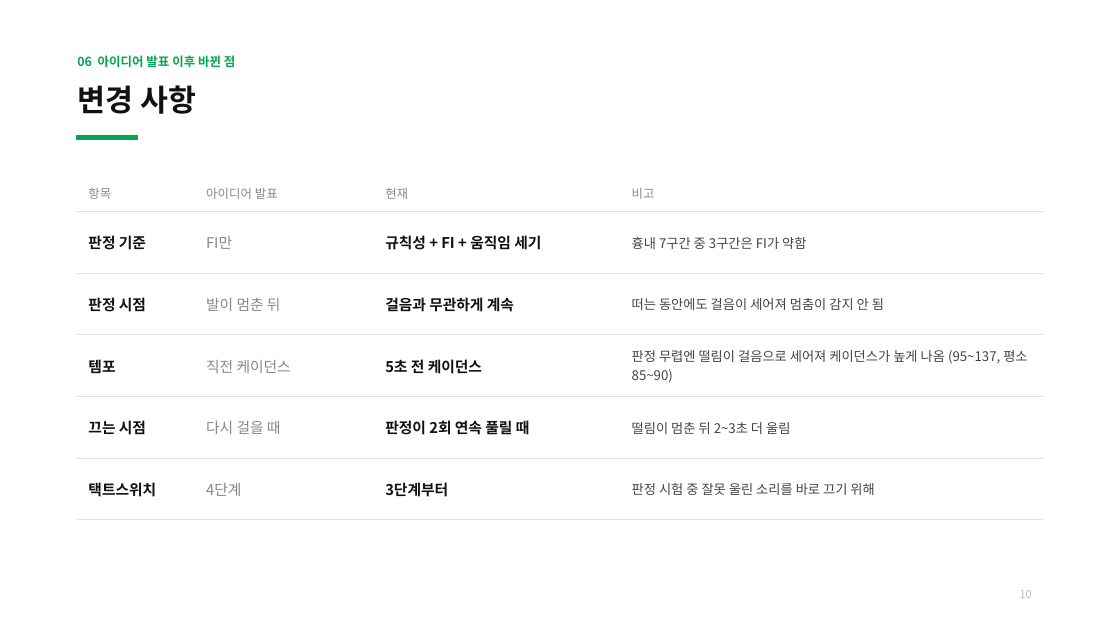
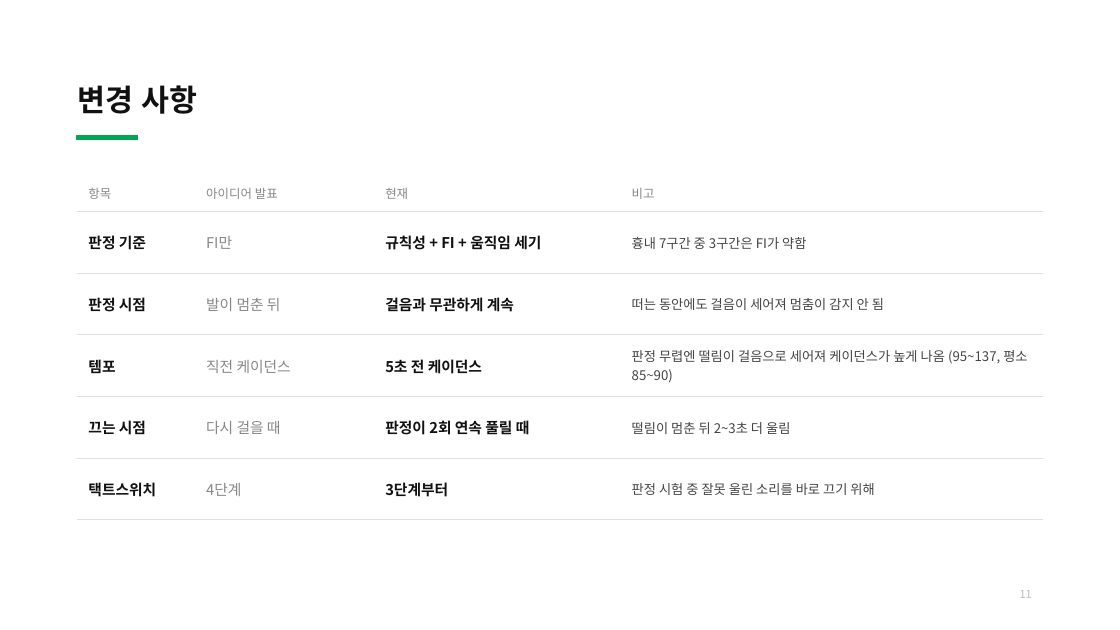
Before and after one commit to bell-ha/fog-cue, a slide deck: slide 11 of 2_중간발표/32203482이종하_개인맞춤형디바이스개발_중간발표.pptx (slide 10 before the commit). Drawn at 1120x630 pixels with LibreOffice and Linux fonts; fonts in the diff are those of the drawing. Boxes give left, top, right and bottom in pixels: in the first picture for what was removed or moved away, otherwise in the second. Text is boxed around its words. In the diff, an @@ line names an element or a change of style, - is before the commit and + after.

Commit message:
중간발표준비

```diff
--- a/2_중간발표/32203482이종하_개인맞춤형디바이스개발_중간발표.pptx
+++ b/2_중간발표/32203482이종하_개인맞춤형디바이스개발_중간발표.pptx
@@ text removed at [77, 55, 235, 67] @@
-06 아이디어 발표 이후 바뀐 점
@@ page number at [1020, 590, 1032, 598]: text changed @@
-10
+11
```
Also in this commit, not shown: 9 other slides changed, 2 slides added, 2 slides removed, 11 other files.
